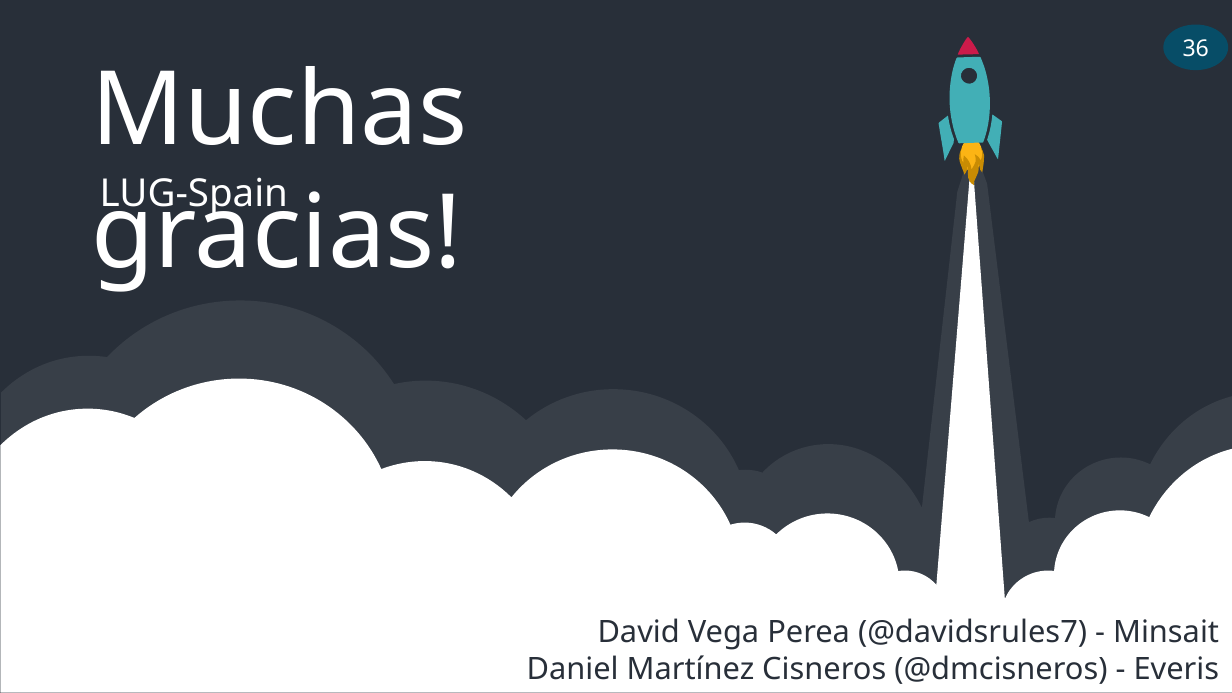
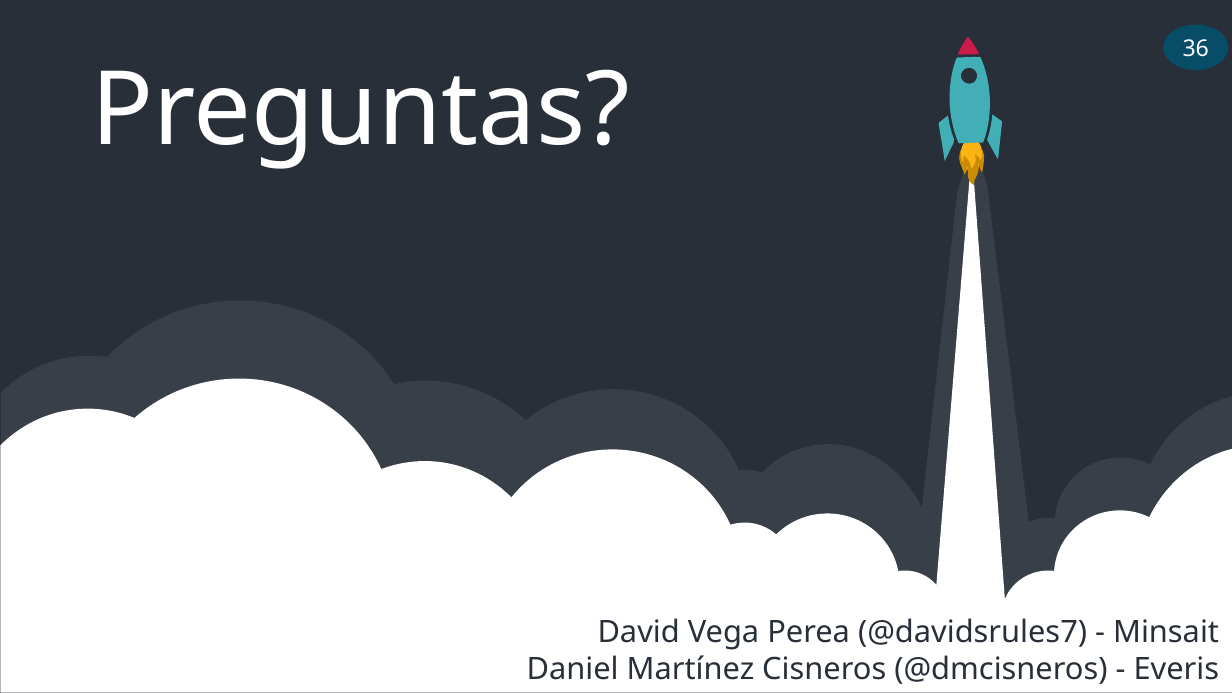
Before and after one commit to dmcisneros/formacion_lug_pruebas_carga, a slide deck: slide 36 of ppt/slides.pptx. Drawn at 1232x693 pixels with LibreOffice and Linux fonts; fonts in the diff are those of the drawing. Boxes give left, top, right and bottom in pixels: in the first picture for what was removed or moved away, otherwise in the second. Text is boxed around its words. In the diff, an @@ line names an element or a change of style, - is before the commit and + after.

```diff
--- a/ppt/slides.pptx
+++ b/ppt/slides.pptx
@@ text at [91, 69, 630, 169]: text changed @@
-Muchas gracias!
+Preguntas?
@@ text removed at [100, 177, 288, 217] @@
-LUG-Spain
```
Also in this commit, not shown: 2 other slides changed.
